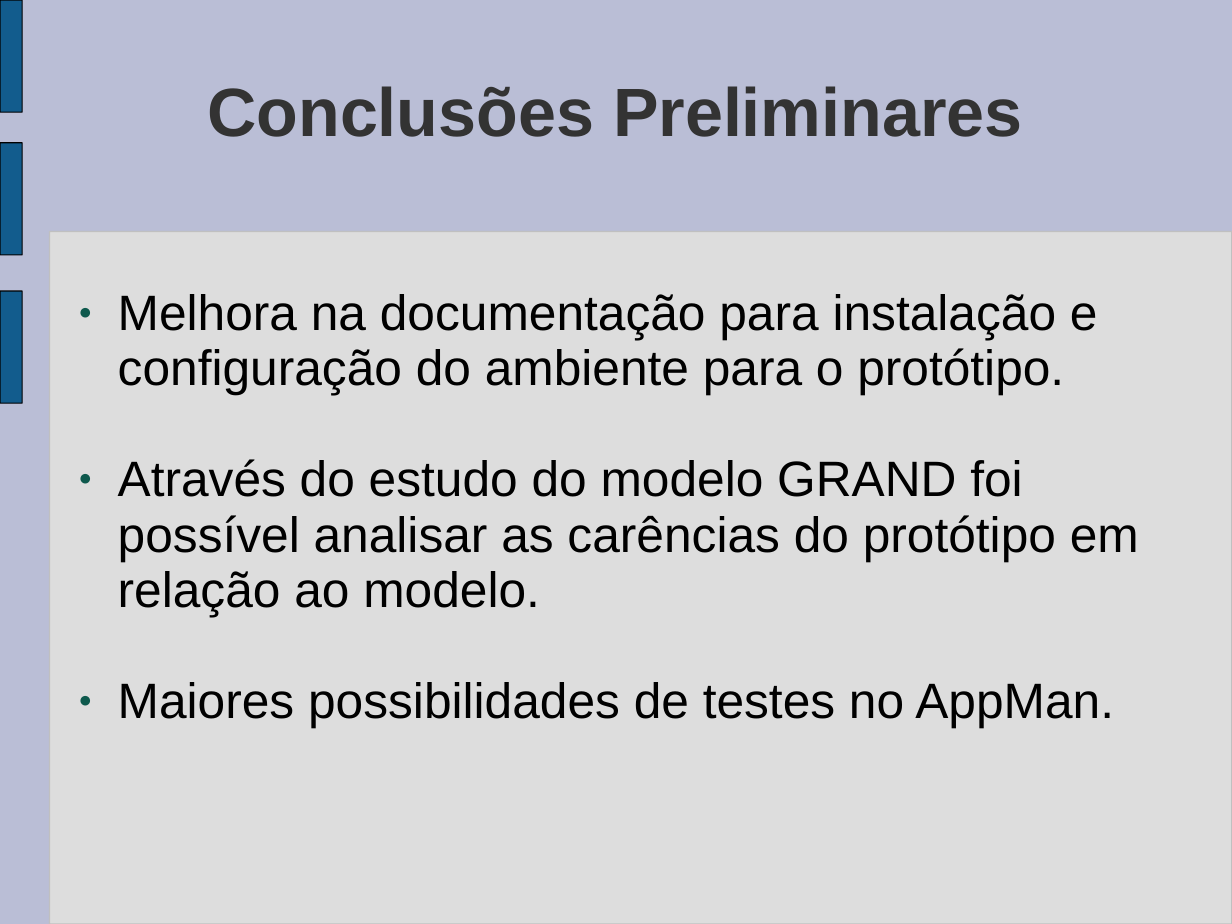
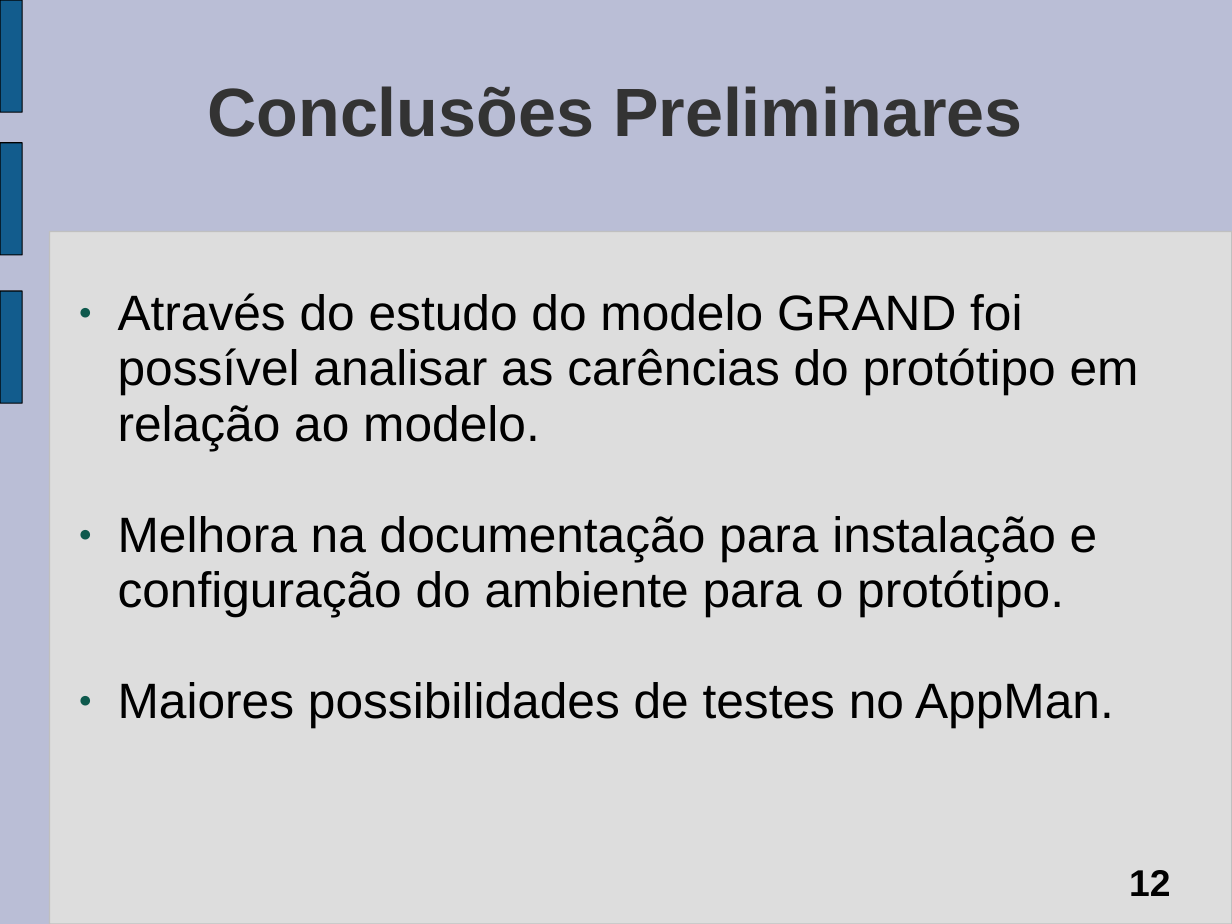
Before and after one commit to tonismar/tcc-tonismar, a slide deck: slide 12 of TCC/Monografia/SeminarioAndamento.ppt. Drawn at 1232x924 pixels with LibreOffice and Linux fonts; fonts in the diff are those of the drawing. Boxes give left, top, right and bottom in pixels: in the first picture for what was removed or moved away, otherwise in the second. Text is boxed around its words. In the diff, an @@ line names an element or a change of style, - is before the commit and + after.

```diff
--- a/TCC/Monografia/SeminarioAndamento.ppt
+++ b/TCC/Monografia/SeminarioAndamento.ppt
@@ text at (118, 293, 1139, 450): paragraph added @@
+● Através do estudo do modelo GRAND foi possível analisar as carências do protótipo em relação ao modelo.
@@ text at (118, 459, 1139, 617): paragraph removed @@
-● Através do estudo do modelo GRAND foi possível analisar as carências do protótipo em relação ao modelo.
@@ page number added at (1129, 870, 1170, 896), 24 pt, text #000000, bold @@
+12
```
Also in this commit, not shown: 11 other slides changed.
